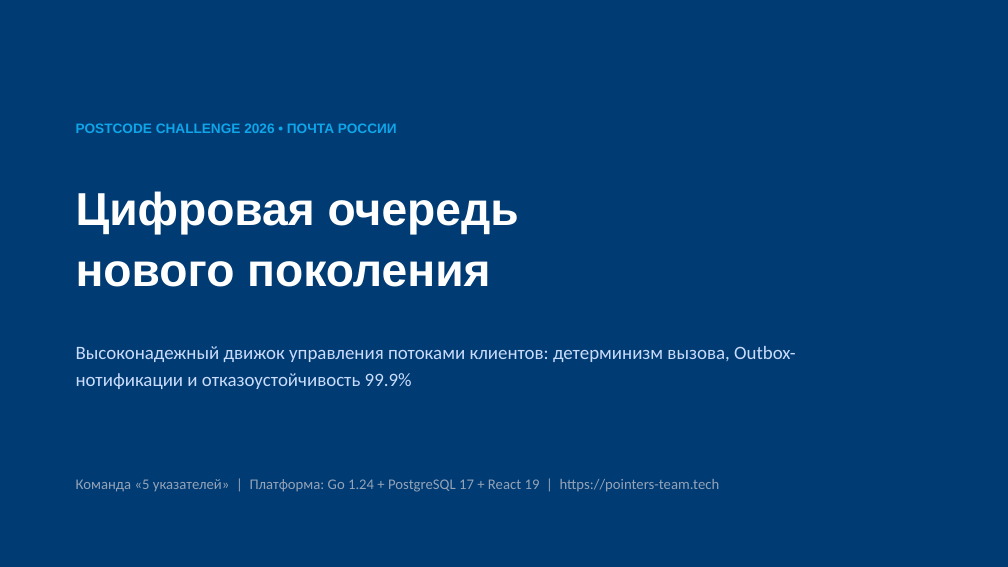
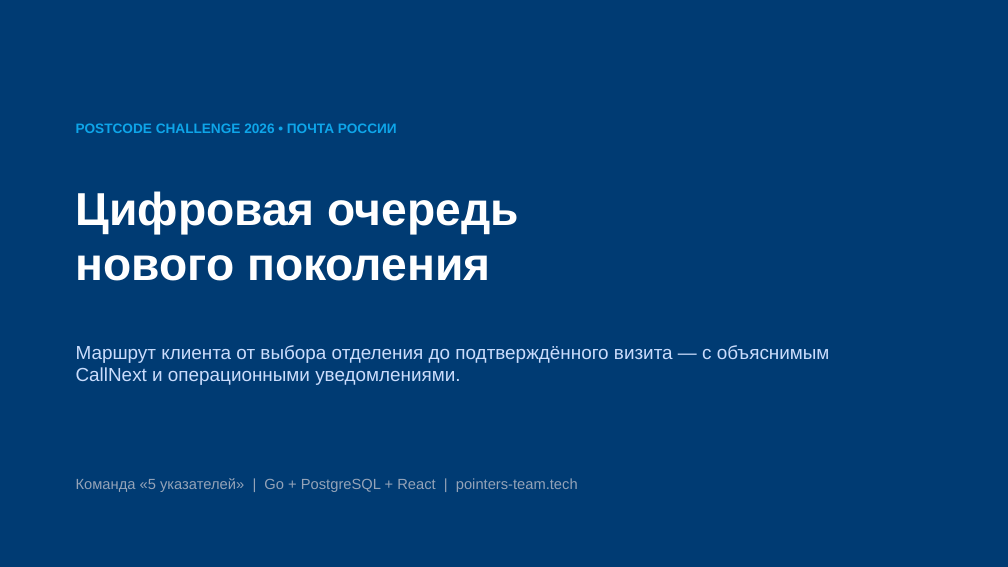
Before and after one commit to vacuum-xvx/Digital-queuing-system, a slide deck: slide 1 of docs/presentation/postcode_queue_presentation.pptx. Drawn at 1008x567 pixels with LibreOffice and Linux fonts; fonts in the diff are those of the drawing. Boxes give left, top, right and bottom in pixels: in the first picture for what was removed or moved away, otherwise in the second. Text is boxed around its words. In the diff, an @@ line names an element or a change of style, - is before the commit and + after.

```diff
--- a/docs/presentation/postcode_queue_presentation.pptx
+++ b/docs/presentation/postcode_queue_presentation.pptx
@@ text "Цифровая очередь" at <box>76,191,519,281</box>: line spacing 1.1 to 1 @@
@@ text at <box>76,345,830,385</box>: text changed; font Calibri to Arial @@
-Высоконадежный движок управления потоками клиентов: детерминизм вызова, Outbox-нотификации и отказоустойчивость 99.9%
+Маршрут клиента от выбора отделения до подтверждённого визита — с объяснимым CallNext и операционными уведомлениями.
@@ text at <box>76,478,578,492</box>: text changed; font Calibri to Arial @@
-Команда «5 указателей» | Платформа: Go 1.24 + PostgreSQL 17 + React 19 | https://pointers-team.tech
+Команда «5 указателей» | Go + PostgreSQL + React | pointers-team.tech
```
Also in this commit, not shown: 16 slides added, 7 slides removed.
